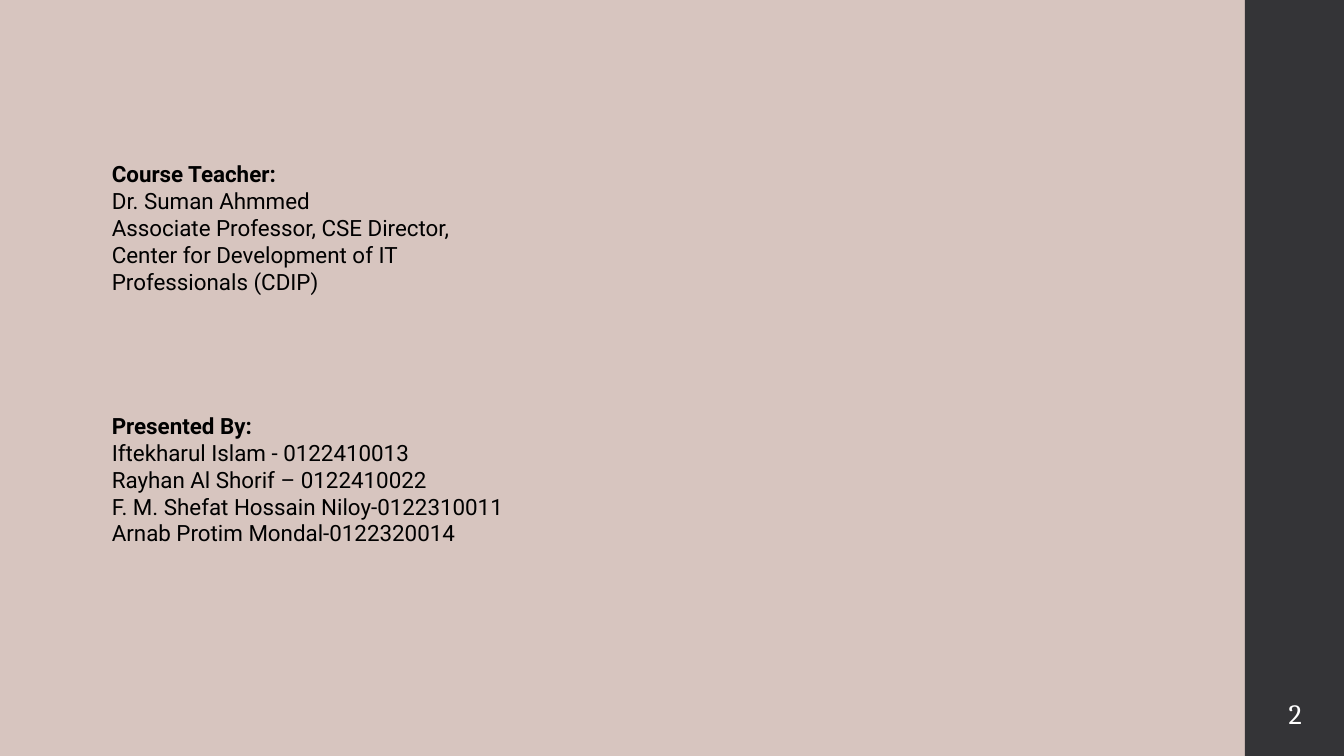
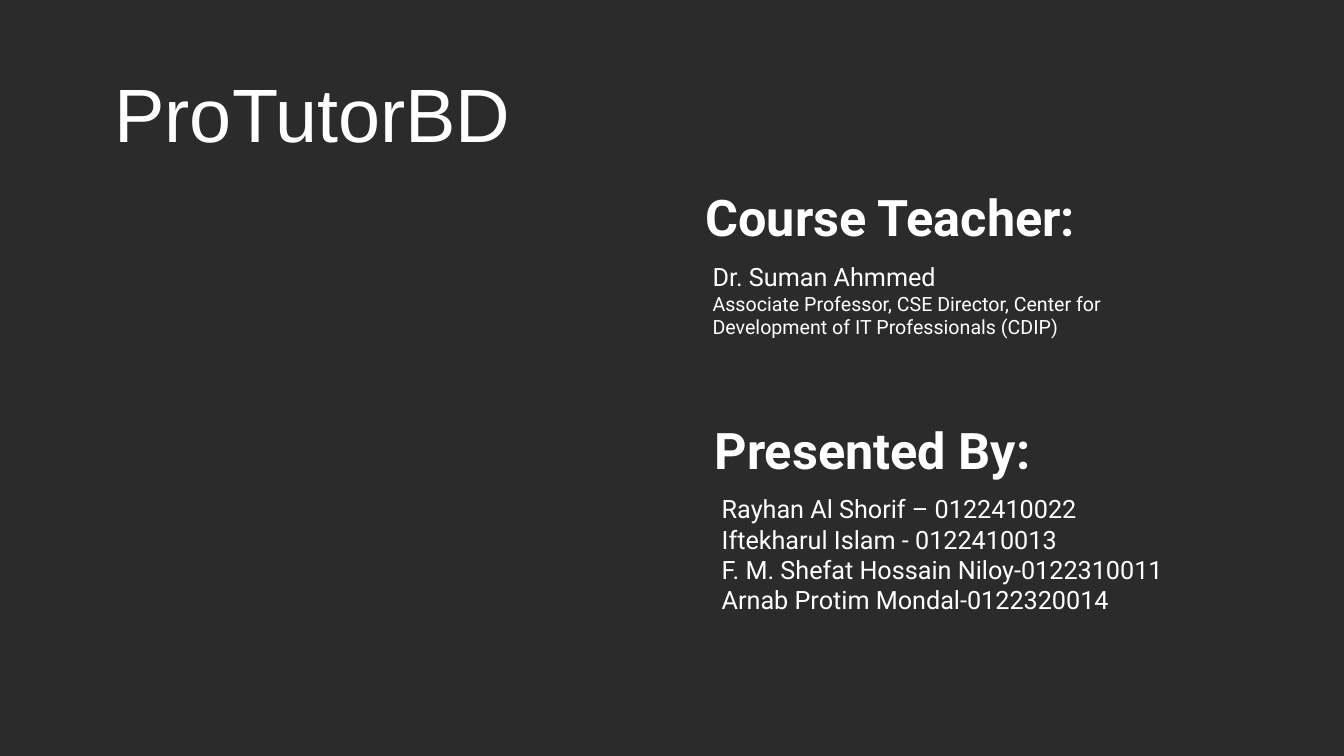
Before and after one commit to rayhanalshorif133/MSCSE-UIU, a slide deck: slide 1 of CSE-6159-SSA/ProTutorBD.pptx (slide 2 before the commit). Drawn at 1344x756 pixels with LibreOffice and Linux fonts; fonts in the diff are those of the drawing; background and template pictures are left out; a plain dark background stands for a picture behind light text. Boxes give left, top, right and bottom in pixels: in the first picture for what was removed or moved away, otherwise in the second. Text is boxed around its words. In the diff, an @@ line names an element or a change of style, - is before the commit and + after.

```diff
--- a/CSE-6159-SSA/ProTutorBD.pptx
+++ b/CSE-6159-SSA/ProTutorBD.pptx
@@ background #D7C5BF to picture (left out) @@
@@ rectangle removed at [1245, 0, 1344, 756] @@
@@ text added at [114, 90, 510, 143], 54 pt, text #FFFFFF @@
+ProTutorBD
@@ text at [112, 165, 276, 183]: paragraph removed @@
-Course Teacher:
@@ text added at [705, 198, 1076, 237], 36 pt, text #FFFFFF, bold @@
+Course Teacher:
@@ text "Dr. Suman Ahmmed": place and size @@
-text "Dr. Suman Ahmmed" at [112, 165, 449, 295]
+text "Dr. Suman Ahmmed" at [713, 267, 1101, 339]
@@ text "Dr. Suman Ahmmed" at [713, 267, 1101, 339]: size 16 to 18 pt in "Dr. Suman Ahmmed"; text colour #000000 to #FFFFFF; size 16 to 14 pt in "Associate Professor, CSE Director, Center for Development ..." @@
@@ text added at [715, 431, 1031, 480], 36 pt, text #FFFFFF, bold @@
+Presented By:
@@ text at [112, 471, 427, 493]: paragraph removed @@
-Rayhan Al Shorif – 0122410022
@@ text "Rayhan Al Shorif – 0122410022": place and size @@
-text "Rayhan Al Shorif – 0122410022" at [112, 417, 503, 542]
+text "Rayhan Al Shorif – 0122410022" at [722, 499, 1163, 610]
@@ text at [722, 499, 1077, 524]: text changed; size 16 to 18 pt; text colour #000000 to #FFFFFF; bold off @@
-Presented By:
+Rayhan Al Shorif – 0122410022
@@ text at [722, 530, 1163, 610]: size 16 to 18 pt, text colour #000000 to #FFFFFF in "Iftekharul Islam - 0122410013", "F. M. Shefat Hossain Niloy-0122310011", "Arnab Protim Mondal-0122320014" @@
@@ page number removed at [1289, 705, 1302, 724] @@
-2
```
Also in this commit, not shown: 3 other slides changed, 46 slides added, 13 slides removed, 3 other files.
